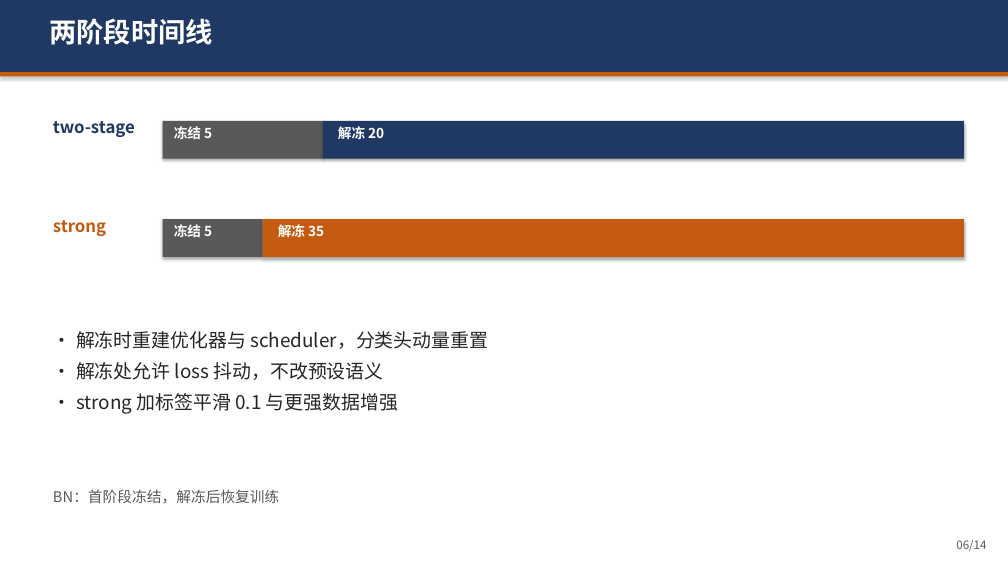
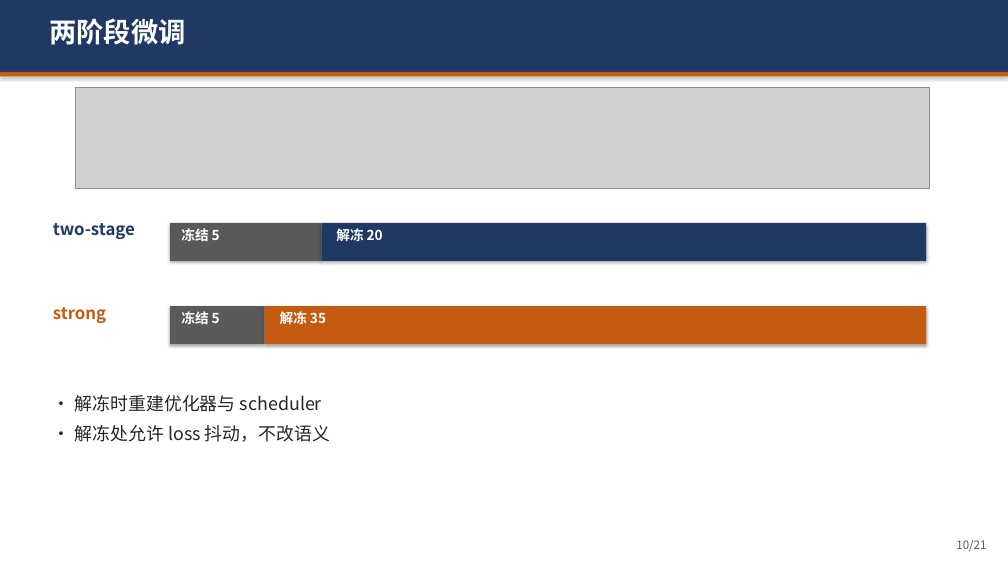
Before and after one commit to FeiSaMa/flower, a slide deck: slide 10 of report/slides.pptx (slide 6 before the commit). Drawn at 1008x567 pixels with LibreOffice and Linux fonts; fonts in the diff are those of the drawing; grey boxes stand for pictures. Boxes give left, top, right and bottom in pixels: in the first picture for what was removed or moved away, otherwise in the second. Text is boxed around its words. In the diff, an @@ line names an element or a change of style, - is before the commit and + after.

```diff
--- a/report/slides.pptx
+++ b/report/slides.pptx
@@ text at [49, 18, 186, 45]: text changed @@
-两阶段时间线
+两阶段微调
@@ picture added at [76, 88, 930, 188] @@
@@ rectangle removed at [163, 121, 323, 159] @@
@@ rectangle removed at [323, 121, 964, 159] @@
@@ text "two-stage": place and size @@
-text "two-stage" at [53, 121, 135, 137]
+text "two-stage" at [53, 223, 135, 239]
@@ rectangle: place and size @@
-rectangle at [163, 219, 262, 257]
+rectangle at [170, 223, 321, 261]
@@ text "冻结 5": place and size @@
-text "冻结 5" at [174, 224, 212, 237]
+text "冻结 5" at [181, 228, 220, 241]
@@ rectangle: place and size @@
-rectangle at [262, 219, 964, 257]
+rectangle at [321, 223, 926, 261]
@@ rectangle at [321, 223, 926, 261]: fill #C55A11 to #1F3864 @@
@@ text "解冻 20": place and size @@
-text "解冻 20" at [338, 126, 384, 139]
+text "解冻 20" at [336, 228, 383, 241]
@@ text "strong": place and size @@
-text "strong" at [53, 220, 106, 236]
+text "strong" at [53, 307, 106, 323]
@@ rectangle added at [170, 306, 265, 344], fill #595959 @@
@@ text "冻结 5": place and size @@
-text "冻结 5" at [174, 126, 212, 139]
+text "冻结 5" at [181, 311, 220, 324]
@@ rectangle added at [265, 306, 926, 344], fill #C55A11 @@
@@ text "解冻 35": place and size @@
-text "解冻 35" at [278, 224, 324, 237]
+text "解冻 35" at [280, 311, 326, 324]
@@ text at [75, 395, 330, 442]: text changed; size 18 to 17 pt @@
-• 解冻时重建优化器与 scheduler，分类头动量重置
-• 解冻处允许 loss 抖动，不改预设语义
-• strong 加标签平滑 0.1 与更强数据增强
+• 解冻时重建优化器与 scheduler
+• 解冻处允许 loss 抖动，不改语义
@@ text removed at [53, 489, 279, 503] @@
-BN：首阶段冻结，解冻后恢复训练
@@ text at [956, 540, 986, 551]: text changed @@
-06/14
+10/21
```
Also in this commit, not shown: 12 other slides changed, 7 slides added, 12 other files.
